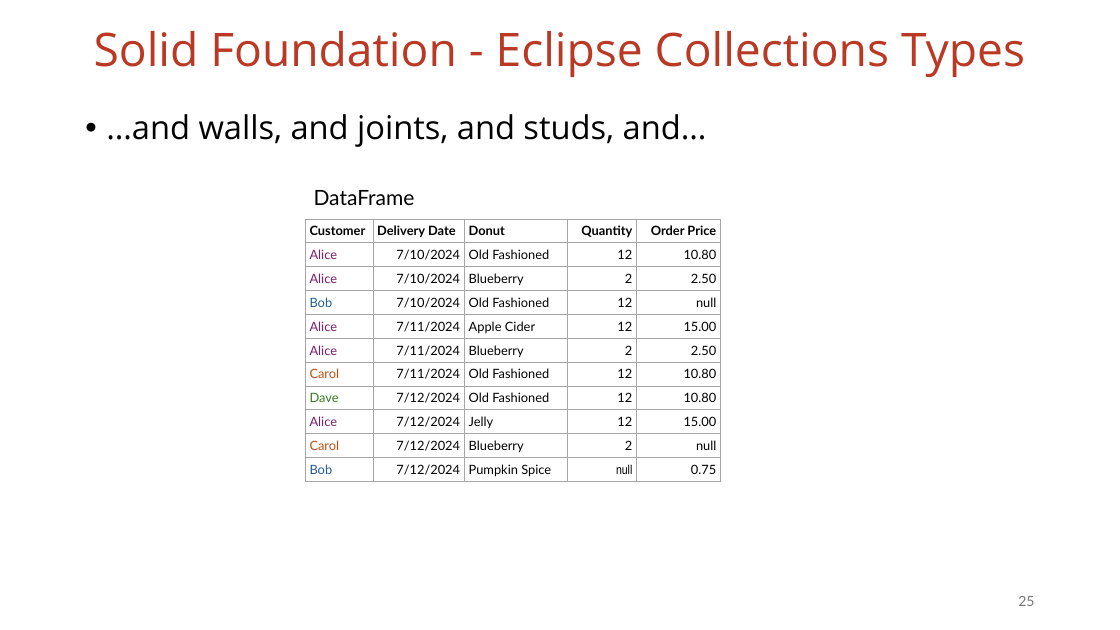
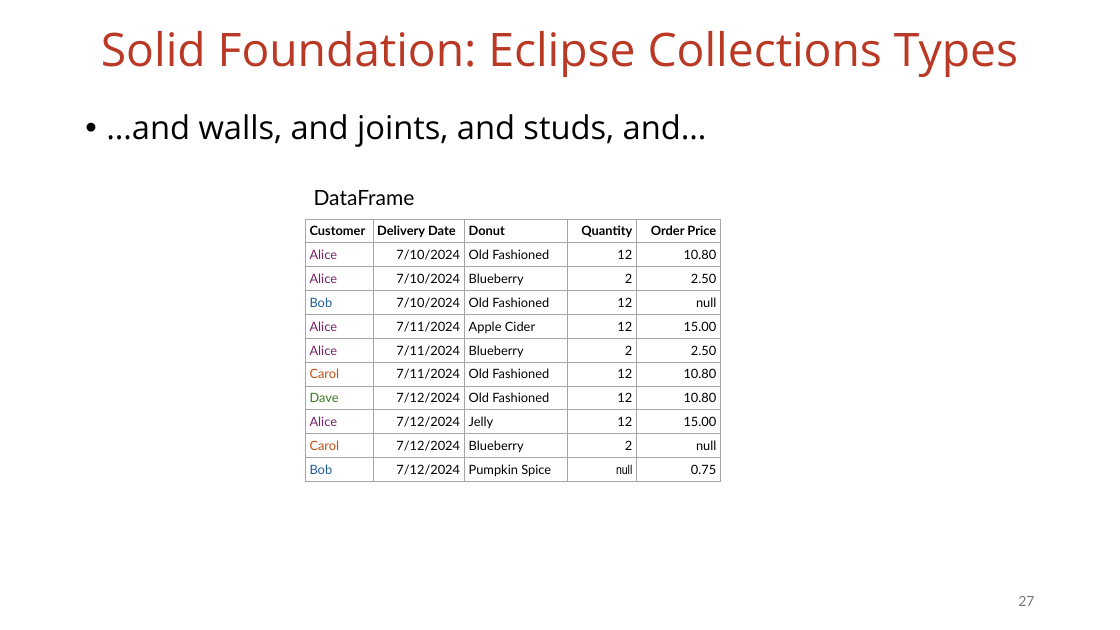
Before and after one commit to vmzakharov/missing-dataframe-talk, a slide deck: slide 27 of presentation/Missing_Dataframe_Long.pptx (slide 25 before the commit). Drawn at 1120x630 pixels with LibreOffice and Linux fonts; fonts in the diff are those of the drawing. Boxes give left, top, right and bottom in pixels: in the first picture for what was removed or moved away, otherwise in the second. Text is boxed around its words. In the diff, an @@ line names an element or a change of style, - is before the commit and + after.

```diff
--- a/presentation/Missing_Dataframe_Long.pptx
+++ b/presentation/Missing_Dataframe_Long.pptx
@@ title at box(101, 31, 1018, 77): text changed @@
-Solid Foundation - Eclipse Collections Types
+Solid Foundation: Eclipse Collections Types
@@ page number at box(1018, 596, 1034, 606): text changed @@
-25
+27
```
Also in this commit, not shown: 7 other slides changed, 2 slides added, 1 slide removed, 1 other file.
